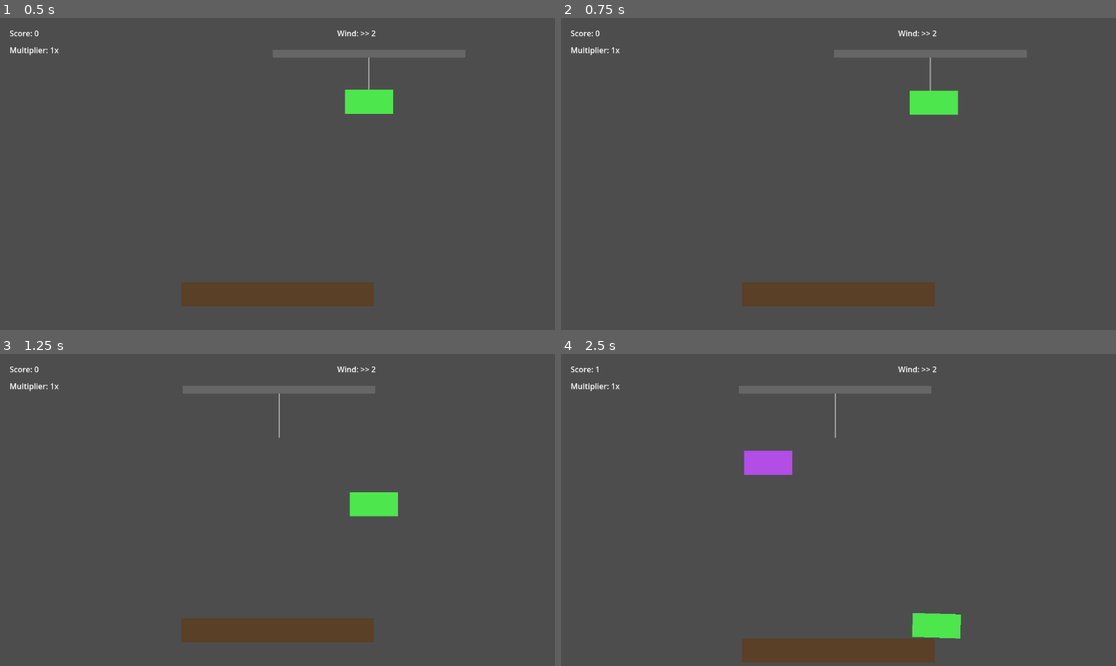
Above: before the commit, frames 1-4 (two rows, left to right).
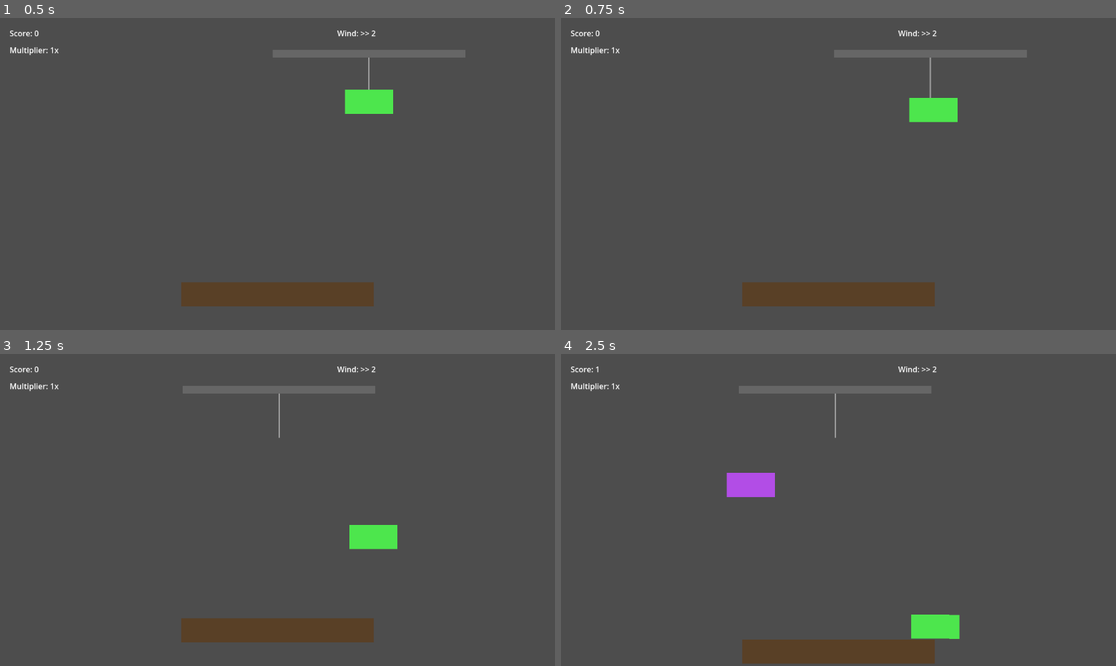
Above: after the commit, the same moments.

Repository: Rajintx/bloxxGame
Game: Godot game, scene res://scenes/Main.tscn
Two runs of this game, one before a commit and one after it. Both use one fixed random seed, a clock stepped at 60 frames per second and the inputs below.
Inputs (mouse positions are in pixels of both pictures, inside the frame that each line leads up to):
- Up to frame 1 (0.5 s): no input
- Up to frame 2 (0.75 s): move the mouse to (960, 158) at 0.52 s; hold Space (drop_block, bound only after the commit) from 0.53 s (still down); click (960, 158) at 0.67 s
- Up to frame 3 (1.25 s): keep holding Space (drop_block, bound only after the commit)
- Up to frame 4 (2.5 s): move the mouse to (727, 525) at 1.27 s; release Space (drop_block, bound only after the commit) at 1.28 s; tap Space (drop_block, bound only after the commit) at 1.35 s; click (727, 525) at 1.42 s; move the mouse to (894, 441) at 2.02 s; hold Space (drop_block, bound only after the commit) from 2.03 s (still down); click (894, 441) at 2.17 s

Frame 1 is identical in both runs. In frame 2, 0.4% of the frame differs, in the area x 62-72%, y 23-34%; in frame 3, 1.4%; in frame 4, 1.6%, in the area x 29-73%, y 30-100%.

Commit message:
Add spacebar input for dropping blocks

Diff:
--- a/project.godot
+++ b/project.godot
@@ -25,6 +25,11 @@
 "events": [Object(InputEventKey,"resource_local_to_scene":false,"resource_name":"","device":0,"window_id":0,"alt_presse …(188 unchanged characters)…
 ]
 }
+drop_block={
+"deadzone": 0.5,
+"events": [Object(InputEventKey,"resource_local_to_scene":false,"resource_name":"","device":0,"window_id":0,"alt_pressed":false,"shift_pressed":false,"ctrl_pressed":false,"meta_pressed":false,"pressed":true,"keycode":32,"physical_keycode":32,"key_label":0,"unicode":32,"location":0,"echo":false,"script":null)
+]
+}
 
 [rendering]
 
--- a/scripts/main.gd
+++ b/scripts/main.gd
@@ -118,7 +118,7 @@
 	if is_paused or is_game_over or block_dropped:
 		return
 
-	if event.is_action_pressed("ui_accept") or (event is InputEventMouseButton and event.pressed):
+	if event.is_action_pressed("ui_accept") or event.is_action_pressed("drop_block") or (event is InputEventMouseButton and event.pressed):
 		_release_block()
 
 func _release_block() -> void:
@@ -205,6 +205,7 @@
 		_score_block(block)
 	else:
 		# Touched something else (ground, wrong block, etc.)
+		print("DEBUG: Block touched invalid body. Triggering game over.")
 		_game_over()
 
 func _score_block(block: RigidBody2D) -> void:
@@ -259,6 +260,7 @@
 
 func _on_block_screen_exited() -> void:
 	if not is_game_over and block_dropped and not is_paused:
+		print("DEBUG: Block exited screen unexpectedly. Triggering game over.")
 		_game_over()
 
 func _update_wind() -> void:
@@ -284,6 +286,7 @@
 	multiplier_label.text = "Multiplier: %dx" % multiplier
 
 func _game_over() -> void:
+	print("DEBUG: _game_over() called.")
 	is_game_over = true
 	game_over_screen.visible = true
 	if is_instance_valid(current_block):
